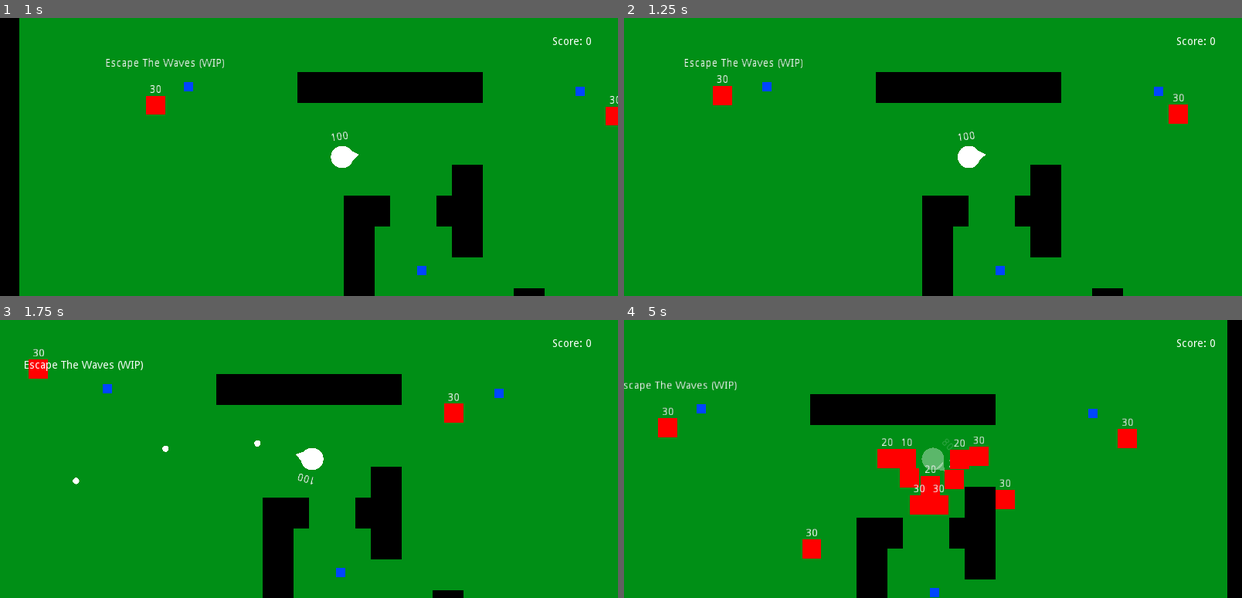
Above: before the commit, frames 1-4 (two rows, left to right).
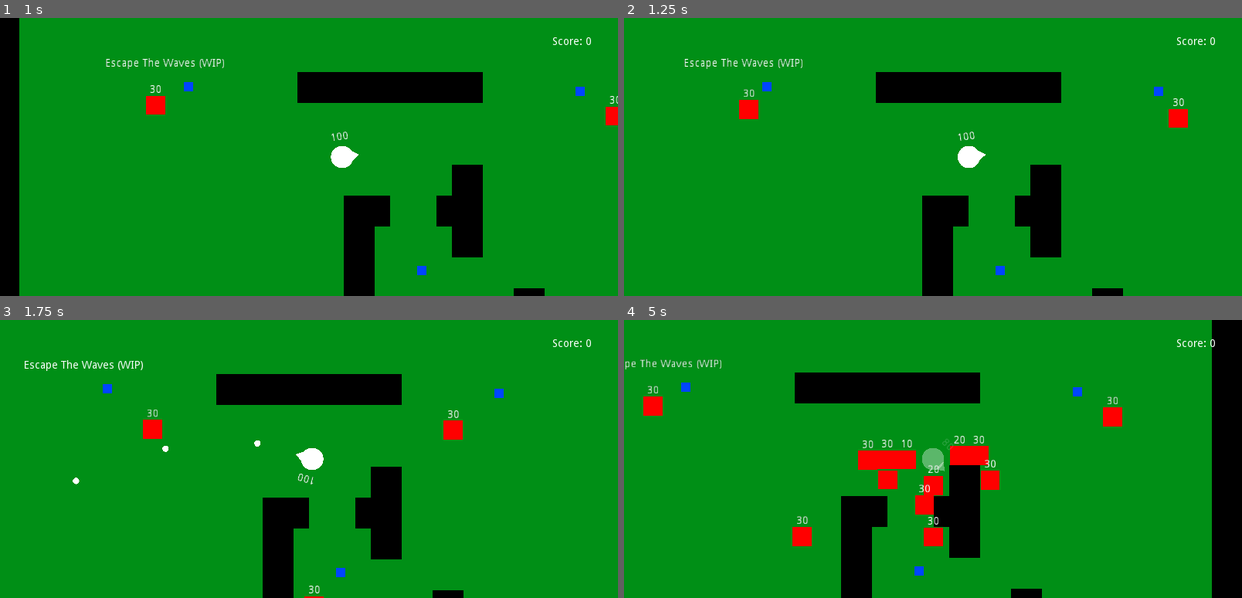
Above: after the commit, the same moments.

Repository: EmilienLeroy/EscapeTheWave
Game: Godot game, scene res://scenes/single/single.tscn
Same seed, same stepped clock (60 frames per second), same inputs: the game is played once before the commit and once after it. This scene is started directly instead of the project's main scene.
Inputs (mouse positions are in pixels of both pictures, inside the frame that each line leads up to):
- Up to frame 1 (1 s): tap Enter (ui_accept) at 0.5 s; move the mouse to (444, 143) at 0.52 s; hold Right (ui_right) from 0.53 s (still down); hold Enter (ui_accept) from 0.53 s (still down); click (444, 143) at 0.67 s
- Up to frame 2 (1.25 s): keep holding Right (ui_right); keep holding Enter (ui_accept)
- Up to frame 3 (1.75 s): release Right (ui_right) at 1.25 s; release Enter (ui_accept) at 1.25 s; drag from (185, 472) to (92, 397) at 1.27 s
- Up to frame 4 (5 s): move the mouse to (994, 397) at 2.02 s; hold Right (ui_right) 2.03-2.75 s; hold Enter (ui_accept) 2.03-2.75 s; drag from (902, 514) to (1025, 420) at 2.77 s; move the mouse to (1118, 500) at 3.52 s; hold Left (ui_left) 3.53-4.25 s; hold Enter (ui_accept) 3.53-4.25 s; drag from (747, 417) to (1050, 578) at 4.27 s

Frame 1 is identical in both runs. In frame 2, 0.6% of the frame differs, in the area x 14-92%, y 20-40%; in frame 3, 0.9%; in frame 4, 16%, in the area x 0-98%, y 0-100%.

Commit message:
🚧 Remove old navigation system and add a path updater
This path node update all paths instead of have a timer in each node

Diff:
--- a/entities/mobs/base/base.gd
+++ b/entities/mobs/base/base.gd
@@ -1,6 +1,7 @@
 extends KinematicBody2D
 
-export (NodePath) var nav_path;
+onready var agent = $NavigationAgent2D;
+
 export (NodePath) var player_path;
 export var life = 30;
 export var speed = 100;
@@ -9,27 +10,20 @@
 export var damage = 10;
 
 var velocity = Vector2.ZERO;
-var path = [];
 var threshold = 16;
 var nav = null;
 var player = null;
 
-func init(p: KinematicBody2D, n: Navigation2D):
+func init(p: KinematicBody2D):
 	player = p;
-	nav = n;
 
 	if (player):
 		player.connect('game_over', self, 'on_game_over');
 
 func _ready():
-	if (nav_path):
-		nav = get_node(nav_path);
-
 	if (player_path):
 		player = get_node(player_path);
 		player.connect('game_over', self, 'on_game_over');
-
-	$Timer.connect("timeout", self, "on_timeout");
 
 	set_life(life);
 
@@ -39,23 +33,19 @@
 	if (is_attack_frame):
 		attack_players();
 
-
 func _physics_process(delta):
-	if $NavigationAgent2D.is_navigation_finished():
+	if agent.is_navigation_finished():
 		return
 
-	var target_global_position = $NavigationAgent2D.get_next_location();
+	var target_global_position = agent.get_next_location();
 	var direction = global_position.direction_to(target_global_position);
-	var desired_velocity = direction * $NavigationAgent2D.max_speed;
+	var desired_velocity = direction * agent.max_speed;
 	var steering = (desired_velocity - velocity) * delta * 4.0;
 
 	velocity += steering;
-	$NavigationAgent2D.set_velocity(velocity);
+	agent.set_velocity(velocity);
 	move_and_slide(velocity);
 
-
-func get_target_path(target_pos):
-	path = nav.get_simple_path(global_position, target_pos, false)
 
 func attack_players():
 	var bodies = $Attack.get_overlapping_bodies();
@@ -74,11 +64,11 @@
 func set_life(life: int):
 	$Life.text = str(life);
 
-func on_timeout():
+func update_path():
 	if (!player):
 		return;
 
-	$NavigationAgent2D.set_target_location(player.global_position)
+	agent.set_target_location(player.global_position)
 
 func on_game_over(score):
 	player = null;
--- a/entities/mobs/base/base.tscn
+++ b/entities/mobs/base/base.tscn
@@ -32,10 +32,6 @@
 margin_bottom = -12.0
 align = 1
 
-[node name="Timer" type="Timer" parent="."]
-wait_time = 0.5
-autostart = true
-
 [node name="Attack" type="Area2D" parent="."]
 
 [node name="AttackCollision" type="CollisionShape2D" parent="Attack"]
--- /dev/null
+++ b/entities/mobs/path/path.gd
@@ -0,0 +1,8 @@
+extends Node2D
+
+func _ready():
+	$Timer.connect("timeout", self, "update_paths");
+	pass
+
+func update_paths():
+	get_tree().call_group('mob', 'update_path');
--- /dev/null
+++ b/entities/mobs/path/path.tscn
@@ -0,0 +1,9 @@
+[gd_scene load_steps=2 format=2]
+
+[ext_resource path="res://entities/mobs/path/path.gd" type="Script" id=1]
+
+[node name="Path" type="Node2D"]
+script = ExtResource( 1 )
+
+[node name="Timer" type="Timer" parent="."]
+autostart = true
--- a/entities/mobs/spawn/spawn.gd
+++ b/entities/mobs/spawn/spawn.gd
@@ -2,26 +2,17 @@
 
 var Mob = preload("res://entities/mobs/base/base.tscn");
 
-export (NodePath) var nav_path;
 export (NodePath) var player_path;
-
-var nav = null;
 var player = null;
 var rng = RandomNumberGenerator.new();
 var max_mobs = ProjectSettings.get_setting('global/max_mobs');
 
-
-func init(p, n):
+func init(p):
 	player = p;
-	nav = n;
-
 	player.connect('game_over', self, "on_game_over");
 
 func _ready():
 	rng.randomize();
-
-	if (nav_path):
-		nav = get_node(nav_path);
 
 	if (player_path):
 		player = get_node(player_path);
@@ -33,7 +24,7 @@
 func create_mob():
 	var mob = Mob.instance();
 
-	mob.init(player, nav);
+	mob.init(player);
 	return mob;
 
 func on_timeout():
--- a/entities/world/world.gd
+++ b/entities/world/world.gd
@@ -178,7 +178,7 @@
 		if (map[x][y] == 1):
 			var spawn = Spawn.instance();
 
-			spawn.init(player, $Nav);
+			spawn.init(player);
 			spawn.position = Vector2(x * tile_size, y * tile_size);
 			spawns.push_back(spawn);
 
--- a/scenes/map/map.tscn
+++ b/scenes/map/map.tscn
@@ -1,10 +1,11 @@
-[gd_scene load_steps=6 format=2]
+[gd_scene load_steps=7 format=2]
 
 [ext_resource path="res://entities/escape/escape.tscn" type="PackedScene" id=1]
 [ext_resource path="res://scenes/map/map.gd" type="Script" id=2]
 [ext_resource path="res://entities/control/control.tscn" type="PackedScene" id=3]
 [ext_resource path="res://entities/camera/camera.tscn" type="PackedScene" id=4]
 [ext_resource path="res://entities/player/player.tscn" type="PackedScene" id=5]
+[ext_resource path="res://entities/mobs/path/path.tscn" type="PackedScene" id=6]
 
 [node name="Map" type="Node2D"]
 script = ExtResource( 2 )
@@ -35,3 +36,5 @@
 margin_right = 770.0
 margin_bottom = 57.0
 text = "Score: 0"
+
+[node name="Path" parent="." instance=ExtResource( 6 )]
--- a/scenes/single/single.tscn
+++ b/scenes/single/single.tscn
@@ -8,6 +8,7 @@
 [ext_resource path="res://scenes/single/single.gd" type="Script" id=6]
 [ext_resource path="res://entities/items/life/life.tscn" type="PackedScene" id=7]
 [ext_resource path="res://entities/escape/escape.tscn" type="PackedScene" id=8]
+[ext_resource path="res://entities/mobs/path/path.tscn" type="PackedScene" id=9]
 
 [sub_resource type="NavigationPolygon" id=1]
 vertices = PoolVector2Array( -61, 743, -62, -103, 27, -100, 807, 742, 799, -100 )
@@ -37,27 +38,22 @@
 
 [node name="Spawn4" parent="Navigation2D" instance=ExtResource( 2 )]
 position = Vector2( 118, 639 )
-nav_path = NodePath("..")
 player_path = NodePath("../../Player")
 
 [node name="Spawn3" parent="Navigation2D" instance=ExtResource( 2 )]
 position = Vector2( 702, 618 )
-nav_path = NodePath("..")
 player_path = NodePath("../../Player")
 
 [node name="Spawn" parent="Navigation2D" instance=ExtResource( 2 )]
 position = Vector2( 96, 82 )
-nav_path = NodePath("..")
 player_path = NodePath("../../Player")
 
 [node name="Spawn5" parent="Navigation2D" instance=ExtResource( 2 )]
 position = Vector2( 443, 438 )
-nav_path = NodePath("..")
 player_path = NodePath("../../Player")
 
 [node name="Spawn2" parent="Navigation2D" instance=ExtResource( 2 )]
 position = Vector2( 691, 96 )
-nav_path = NodePath("..")
 player_path = NodePath("../../Player")
 
 [node name="Player" parent="." instance=ExtResource( 3 )]
@@ -95,3 +91,5 @@
 
 [node name="Escape" parent="." instance=ExtResource( 8 )]
 position = Vector2( 772, 713 )
+
+[node name="Path" parent="." instance=ExtResource( 9 )]
Not shown: 1 places in scenes/single/single.tscn that only renumber resources
